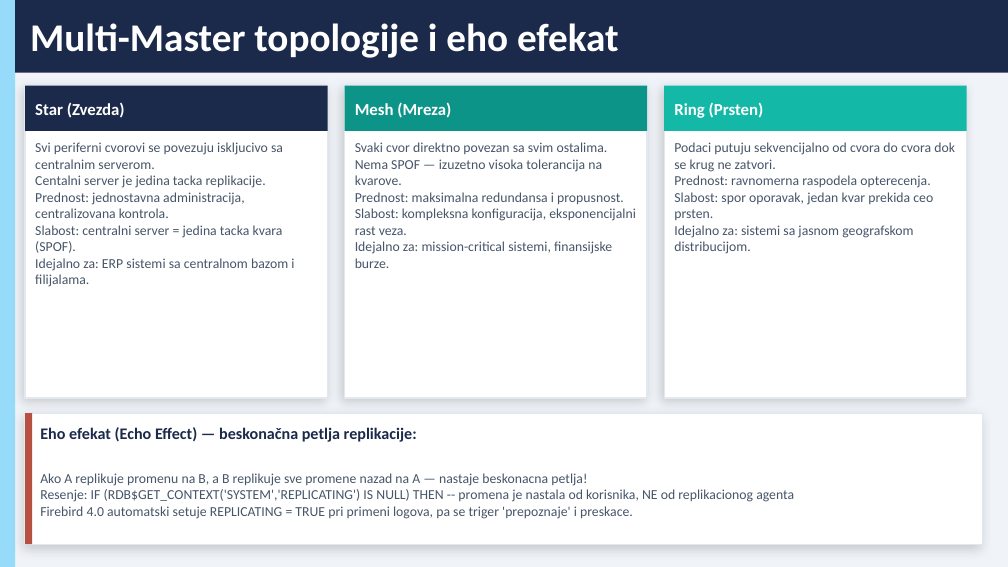
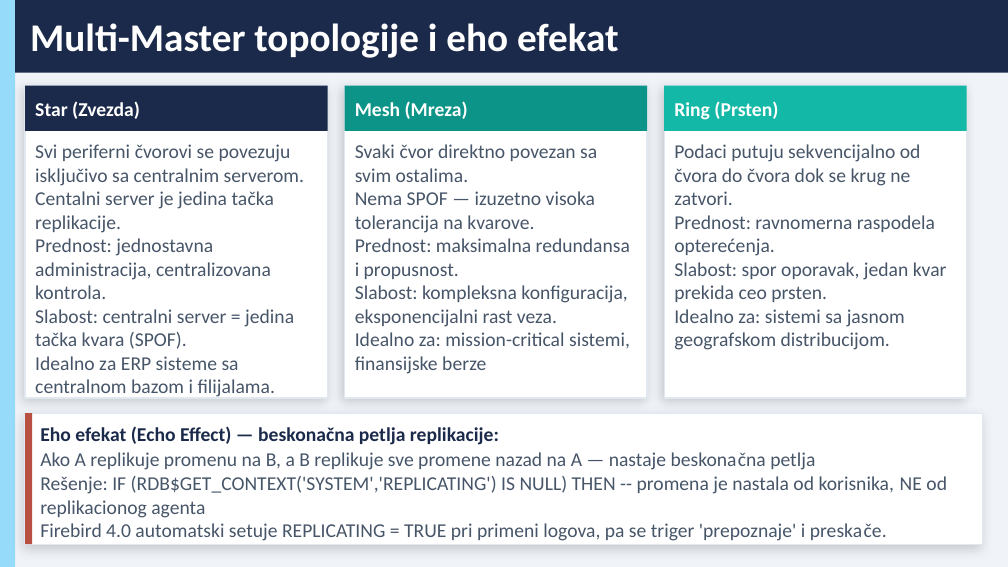
Before and after one commit to jefimija-stamenovic/subp, a slide deck: slide 8 of seminarski-3/Replikacija podataka (replication and mirroring) kod Firebird baze podataka.pptx. Drawn at 1008x567 pixels with LibreOffice and Linux fonts; fonts in the diff are those of the drawing. Boxes give left, top, right and bottom in pixels: in the first picture for what was removed or moved away, otherwise in the second. Text is boxed around its words. In the diff, an @@ line names an element or a change of style, - is before the commit and + after.

```diff
--- a/seminarski-3/Replikacija podataka (replication and mirroring) kod Firebird baze podataka.pptx
+++ b/seminarski-3/Replikacija podataka (replication and mirroring) kod Firebird baze podataka.pptx
@@ size 12 to 14 pt in 3 elements at box(35, 101, 140, 119), box(355, 101, 468, 119), box(674, 101, 778, 120) @@
@@ text at box(35, 144, 304, 233): text changed; size 9.8 to 14 pt @@
-Svi periferni cvorovi se povezuju iskljucivo sa centralnim serverom.
-Centalni server je jedina tacka replikacije.
+Svi periferni čvorovi se povezuju isključivo sa centralnim serverom.
+Centalni server je jedina tačka replikacije.
@@ text at box(355, 144, 597, 182): text changed; size 9.8 to 14 pt @@
-Svaki cvor direktno povezan sa svim ostalima.
+Svaki čvor direktno povezan sa svim ostalima.
@@ text at box(674, 144, 935, 256): text changed; size 9.8 to 14 pt @@
-Podaci putuju sekvencijalno od cvora do cvora dok se krug ne zatvori.
-Prednost: ravnomerna raspodela opterecenja.
+Podaci putuju sekvencijalno od čvora do čvora dok se krug ne zatvori.
+Prednost: ravnomerna raspodela opterećenja.
@@ text at box(355, 191, 630, 327): size 9.8 to 14 pt in "Nema SPOF — izuzetno visoka tolerancija na ...", "Prednost: maksimalna redundansa i propusnost.", "Slabost: kompleksna konfiguracija, eksponencijalni rast veza ..." @@
@@ text at box(35, 238, 271, 299): size 9.8 to 14 pt in "Prednost: jednostavna administracija, centralizovana kontrol ..." @@
@@ text at box(674, 262, 947, 302): size 9.8 to 14 pt in "Slabost: spor oporavak, jedan kvar prekida ceo ..." @@
@@ text at box(35, 309, 294, 397): text changed; size 9.8 to 14 pt @@
-Slabost: centralni server = jedina tacka kvara (SPOF).
-Idejalno za: ERP sistemi sa centralnom bazom i filijalama.
+Slabost: centralni server = jedina tačka kvara (SPOF).
+Idealno za ERP sisteme sa centralnom bazom i filijalama.
@@ text at box(674, 309, 905, 350): text changed; size 9.8 to 14 pt @@
-Idejalno za: sistemi sa jasnom geografskom distribucijom.
+Idealno za: sistemi sa jasnom geografskom distribucijom.
@@ text at box(355, 332, 630, 374): text changed; size 9.8 to 14 pt @@
-Idejalno za: mission-critical sistemi, finansijske burze.
+Idealno za: mission-critical sistemi, finansijske berze
@@ text "Eho efekat (Echo Effect) — ..." at box(40, 426, 499, 445): size 11.5 to 14 pt @@
@@ text at box(40, 452, 947, 541): text changed; size 9.8 to 14 pt @@
-Ako A replikuje promenu na B, a B replikuje sve promene nazad na A — nastaje beskonacna petlja!
-Resenje: IF (RDB$GET_CONTEXT('SYSTEM','REPLICATING') IS NULL) THEN -- promena je nastala od korisnika, NE od replikacionog agenta
-Firebird 4.0 automatski setuje REPLICATING = TRUE pri primeni logova, pa se triger 'prepoznaje' i preskace.
+Ako A replikuje promenu na B, a B replikuje sve promene nazad na A — nastaje beskonačna petlja
+Rešenje: IF (RDB$GET_CONTEXT('SYSTEM','REPLICATING') IS NULL) THEN -- promena je nastala od korisnika, NE od replikacionog agenta
+Firebird 4.0 automatski setuje REPLICATING = TRUE pri primeni logova, pa se triger 'prepoznaje' i preskače.
```
Also in this commit, not shown: 8 other slides changed, 5 other files.
